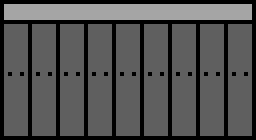
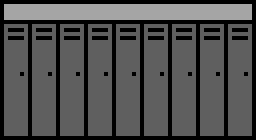
Before/after of a (256, 140) layered artwork. What changed in the layer stack:
hid "Слой 1 копия" over (8, 28, 248, 76)
added layer "Слой 4" above "Слой 2" over (8, 28, 248, 40)
